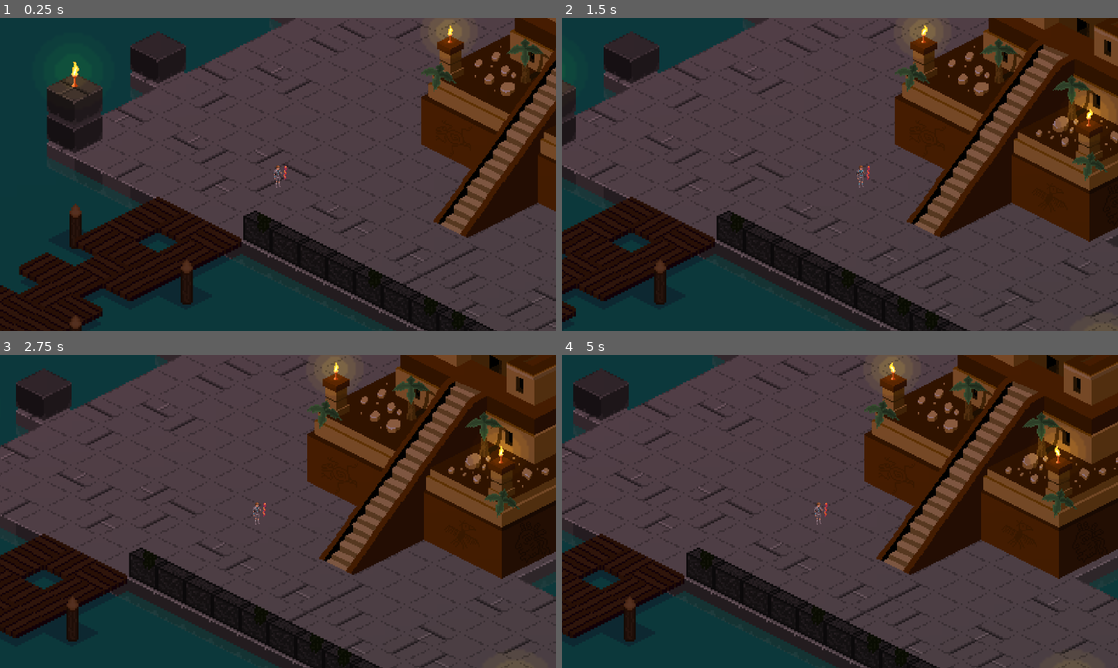
Above: before the commit, frames 1-4 (two rows, left to right).
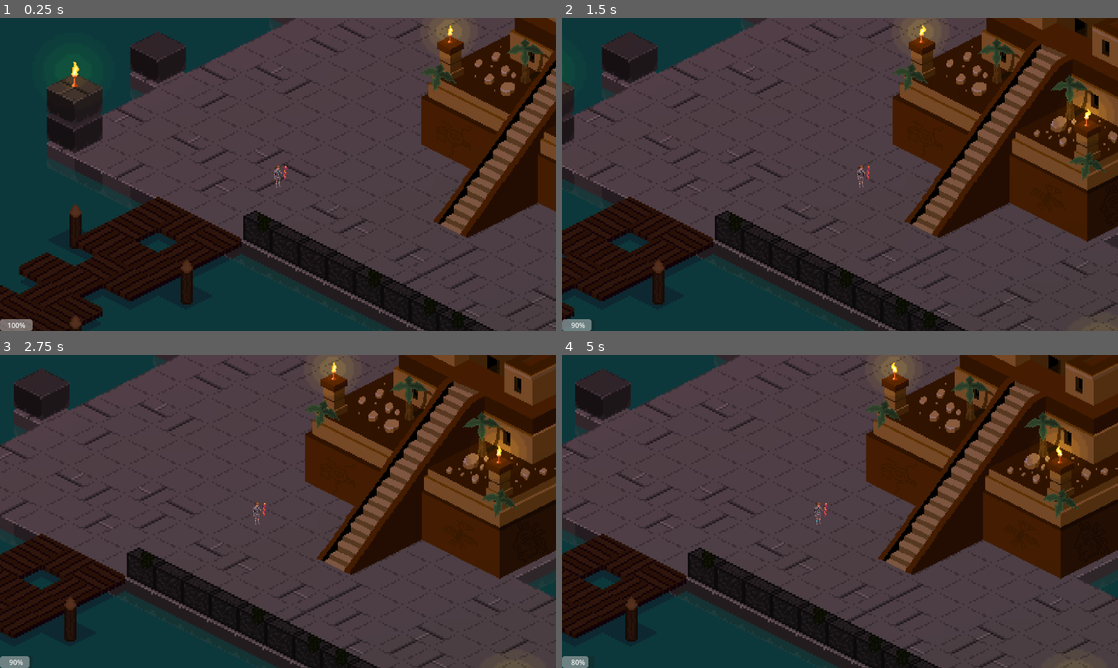
Above: after the commit, the same moments.

Repository: DarkMalygos/Game-Jam-Test
Game: Godot game, scene res://scenes/main.tscn
The game is run twice, just before and just after one commit, with the same random seed, the same clock (stepped at 60 frames per second) and the same inputs.
Inputs (mouse positions are in pixels of both pictures, inside the frame that each line leads up to):
- Up to frame 1 (0.25 s): no input
- Up to frame 2 (1.5 s): tap Enter (ui_accept) at 0.5, 0.77 s; move the mouse to (962, 158) at 0.52 s; hold D (movement_right) from 0.53 s (still down); click (962, 158) at 0.6 s; right-click (962, 158) at 0.8 s; move the mouse to (728, 190) at 1.27 s; right-click (728, 190) at 1.35 s
- Up to frame 3 (2.75 s): tap Enter (ui_accept) at 1.52 s; click (166, 527) at 1.55 s; move the mouse to (333, 442) at 2.02 s; release D (movement_right) at 2.03 s; hold A (movement_left) from 2.03 s (still down); click (333, 442) at 2.1 s; right-click (333, 442) at 2.3 s
- Up to frame 4 (5 s): move the mouse to (812, 574) at 2.77 s; release A (movement_left) at 2.78 s; hold D (movement_right) 2.78-4.28 s; right-click (812, 574) at 2.85 s; tap Enter (ui_accept) at 3.02, 3.77, 4.52 s; click (812, 574) at 3.05 s; move the mouse to (1006, 558) at 3.52 s; click (1006, 558) at 3.6 s; right-click (1006, 558) at 3.8 s; move the mouse to (673, 464) at 4.27 s; hold A (movement_left) from 4.28 s (still down); right-click (673, 464) at 4.35 s; click (673, 464) at 4.55 s

The runs differ from the first frame. In frame 1, 0.2% of the frame differs, in the area x 0-6%, y 96-100%; in frame 2, 5.9%; in frame 3, 6.6%, in the area x 0-100%, y 0-100%; in frame 4, 5.6%.
Error before the commit: Invalid access to property or key 'abilities' on a base object of type 'Node2D (weapon.gd)'. (res://scripts/entities/main_character_body/main_character_body.gd…
Error after the commit: Invalid access of index '1' on a base object of type: 'Array[Ability]'. (res://scripts/entities/main_character_body/main_character_body.gd:25)

Commit message:
update health bar and other code

Diff:
--- a/diablo_clone/scenes/entities/main_character/main_character.tscn
+++ b/diablo_clone/scenes/entities/main_character/main_character.tscn
@@ -7,6 +7,7 @@
 
 [node name="CharacterBody2D" parent="." index="0"]
 script = ExtResource("2_uxssg")
+player_health = 100
 
 [node name="AnimatedSprite2D" parent="CharacterBody2D" index="0"]
 position = Vector2(304, 146)
--- a/diablo_clone/scenes/tile_map/tile_map.tscn
+++ b/diablo_clone/scenes/tile_map/tile_map.tscn
@@ -1,10 +1,11 @@
-[gd_scene load_steps=8 format=4 uid="uid://dprx05im4l6o2"]
+[gd_scene load_steps=9 format=4 uid="uid://dprx05im4l6o2"]
 
 [ext_resource type="TileSet" uid="uid://bsprh60fd27g5" path="res://resources/tile_sets/iso_tileset.tres" id="1_lep4a"]
 [ext_resource type="Script" path="res://scripts/tiles/ground_layer.gd" id="2_kb2qv"]
 [ext_resource type="PackedScene" uid="uid://ccmc12ruoo7j6" path="res://scenes/obsticles/buildings/aztec_temple.tscn" id="3_03mql"]
 [ext_resource type="PackedScene" uid="uid://bakqliauqbu77" path="res://scenes/entities/main_character/main_character.tscn" id="4_rqk01"]
 [ext_resource type="PackedScene" uid="uid://26l1n6bqpmso" path="res://scenes/obsticles/lights/torch_group.tscn" id="5_v6mec"]
+[ext_resource type="Script" path="res://scripts/entities/health_bar.gd" id="6_37vq8"]
 
 [sub_resource type="Gradient" id="Gradient_uitbr"]
 colors = PackedColorArray(1, 1, 1, 1, 0, 0, 0, 1)
@@ -46,3 +47,15 @@
 position = Vector2(-209, 2)
 
 [node name="TorchGroup" parent="." instance=ExtResource("5_v6mec")]
+
+[node name="CanvasLayer" type="CanvasLayer" parent="."]
+
+[node name="ProgressBar" type="ProgressBar" parent="CanvasLayer"]
+anchors_preset = 2
+anchor_top = 1.0
+anchor_bottom = 1.0
+offset_top = -27.0
+offset_right = 75.0
+grow_vertical = 0
+value = 100.0
+script = ExtResource("6_37vq8")
--- a/diablo_clone/scripts/abilities/ability.gd
+++ b/diablo_clone/scripts/abilities/ability.gd
@@ -3,6 +3,7 @@
 
 @export var ability_name: String
 @export var cooldown := 2.0
+@export var self_damage = 10
 
 #var ability_components: Array[AbilityComponent] = []
 
@@ -16,10 +17,12 @@
 			#
 	#print(ability_components)
 
-func activate():
+func activate(user: CharacterBody2D):
 	if !active:
 		return
+	user.change_current_health(self_damage)
 
+	print(name)
 	active = false
 
 func _process(delta: float) -> void:
@@ -30,3 +33,4 @@
 
 	if cooldown_timer >= cooldown:
 		active = true
+		cooldown_timer = 0
--- /dev/null
+++ b/diablo_clone/scripts/entities/health_bar.gd
@@ -0,0 +1,10 @@
+extends ProgressBar
+
+@onready var player:= get_node("../../MainCharacter/CharacterBody2D")
+
+func _ready() -> void:
+	player.health_changed.connect(update_health_bar)
+	update_health_bar()
+
+func update_health_bar():
+	value = player.current_health * 100 / player.player_health
--- a/diablo_clone/scripts/entities/main_character_body/main_character_body.gd
+++ b/diablo_clone/scripts/entities/main_character_body/main_character_body.gd
@@ -1,6 +1,12 @@
 extends EntityBody
 
+class_name MainCharacter
+
+signal health_changed()
+
 #@export var jump_velocity = -40.0
+@export var player_health := 100
+@onready var current_health: int = player_health
 
 func _ready() -> void:
 	speed = 70
@@ -14,9 +20,9 @@
 		#velocity.y = jump_velocity
 
 	if Input.is_action_just_pressed("ability_one"):
-		weapon.abilities[0].activate()
+		weapon.abilities[0].activate(self)
 	if Input.is_action_just_pressed("ability_two"):
-		weapon.abilities[1].activate()
+		weapon.abilities[1].activate(self)
 
 	var direction := Input.get_vector("movement_left", "movement_right", "movement_up", "movement_down")
 	if direction:
@@ -25,3 +31,7 @@
 		velocity = Vector2.ZERO
 
 	move_and_slide()
+
+func change_current_health(change_value: int):
+	current_health -= change_value
+	health_changed.emit()
--- a/diablo_clone/scripts/weapons/weapon.gd
+++ b/diablo_clone/scripts/weapons/weapon.gd
@@ -3,6 +3,8 @@
 var allowed_groups = [
 	"ability_component"
 ]
+
+var abilities: Array[Ability] = []
 
 func _ready() -> void:
 	var ability = preload("res://scenes/abilities/ability.tscn").instantiate()
@@ -17,6 +19,8 @@
 		print("Ability '%s' is not in an allowed group!" % ability.name)
 		return
 
+	abilities.append(ability)
+	add_child(ability)
 	print("Ability '%s' succesfully added" % ability.name)
 
 func is_ability_in_allowed_group(ability: Ability):
Not shown, added: diablo_clone/scenes/weapons/weaAC54.tmp
